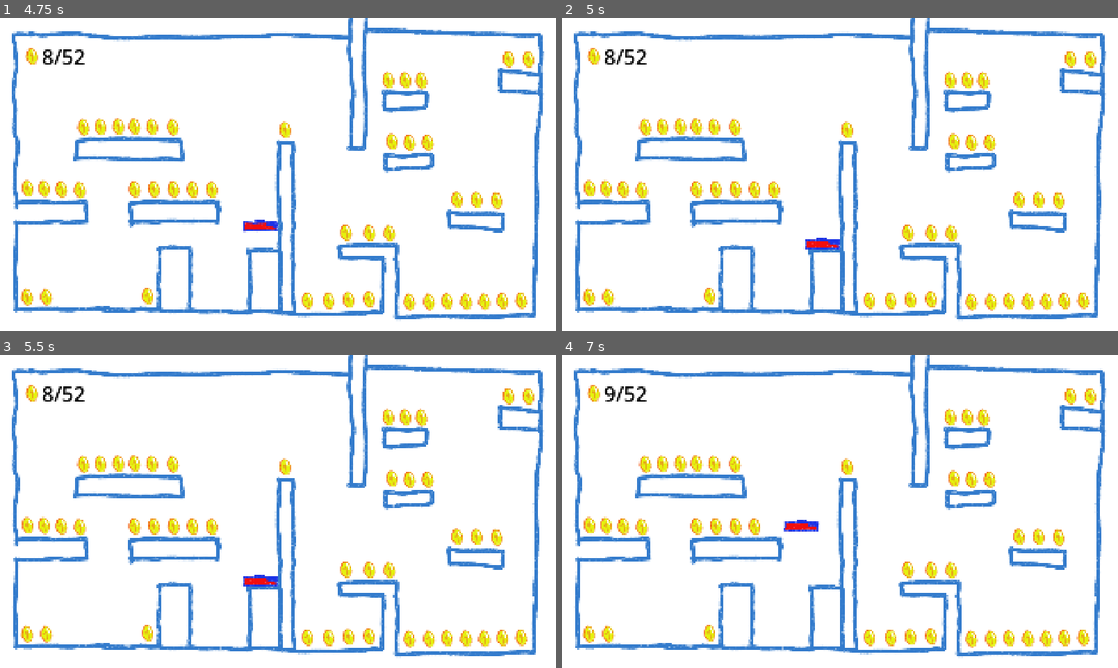
Above: before the commit, frames 1-4 (two rows, left to right).
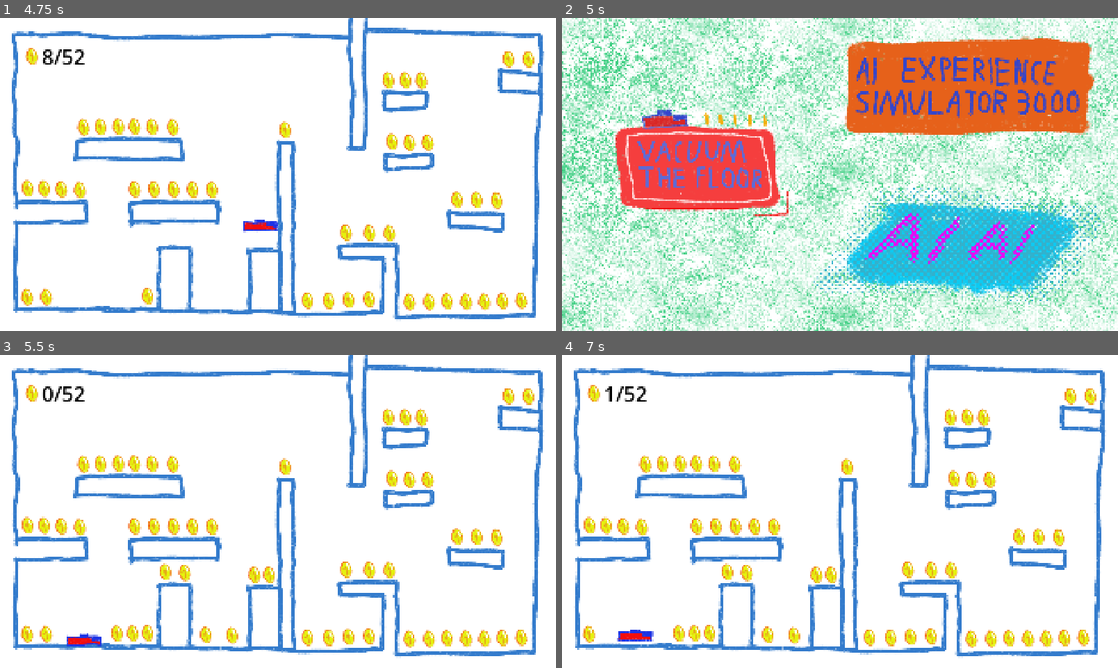
Above: after the commit, the same moments.

Repository: AkiPoh/ai-experience-simulator-3000
Game: Godot game, scene res://menu/menu.tscn
The game is run twice, just before and just after one commit, with the same random seed, the same clock (stepped at 60 frames per second) and the same inputs.
Inputs (mouse positions are in pixels of both pictures, inside the frame that each line leads up to):
- Up to frame 1 (4.75 s): click (133, 168) at 0.5 s; tap Enter at 1.25 s; hold D (move_right) 1.28-2.78 s; tap Up (jump) at 1.52, 2.27, 3.77, 4.52 s; hold Left (move_left) 2.78-3.53 s; hold D (move_right) from 3.53 s (still down)
- Up to frame 2 (5 s): keep holding D (move_right); tap Escape (ui_cancel) at 4.9 s
- Up to frame 3 (5.5 s): release D (move_right) at 5 s; click (133, 505) at 5.02 s
- Up to frame 4 (7 s): tap Space at 5.75 s; hold Left (move_left) 5.78-6.53 s; tap Up (jump) at 6.02 s; hold D (move_right) from 6.53 s (still down)

Frame 1 is identical in both runs. In frame 2, 74% of the frame differs, in the area x 0-100%, y 0-100%; in frame 3, 1.1%; in frame 4, 1.4%.

Commit message:
Make esc key return to menu

Diff:
--- a/godot-game/level1/level_1.gd
+++ b/godot-game/level1/level_1.gd
@@ -15,7 +15,8 @@
 
 # Called every frame. 'delta' is the elapsed time since the previous frame.
 func _process(delta: float) -> void:
-	pass
+	if Input.is_action_just_pressed("ui_cancel"):
+		get_tree().change_scene_to_file("res://menu/menu.tscn")
 
 
 func _on_coin_collected(body: Node, coin: Node) -> void:
Not shown, changed: README.md
